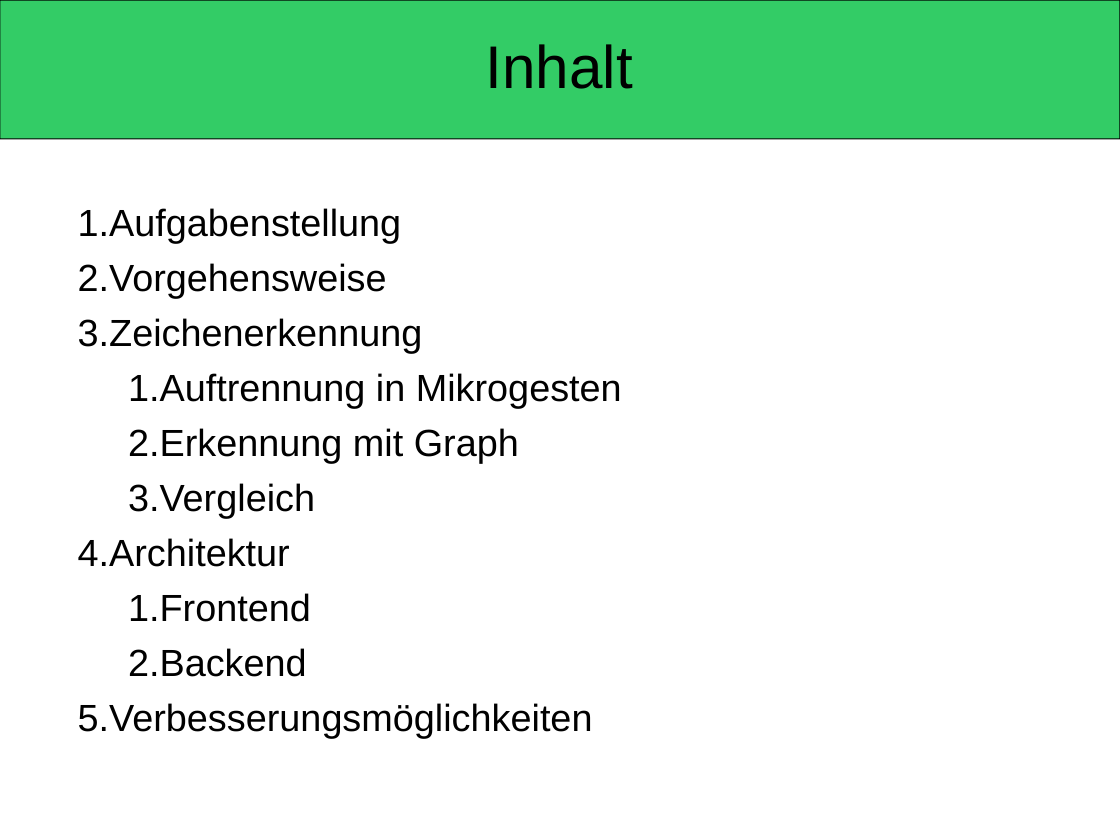
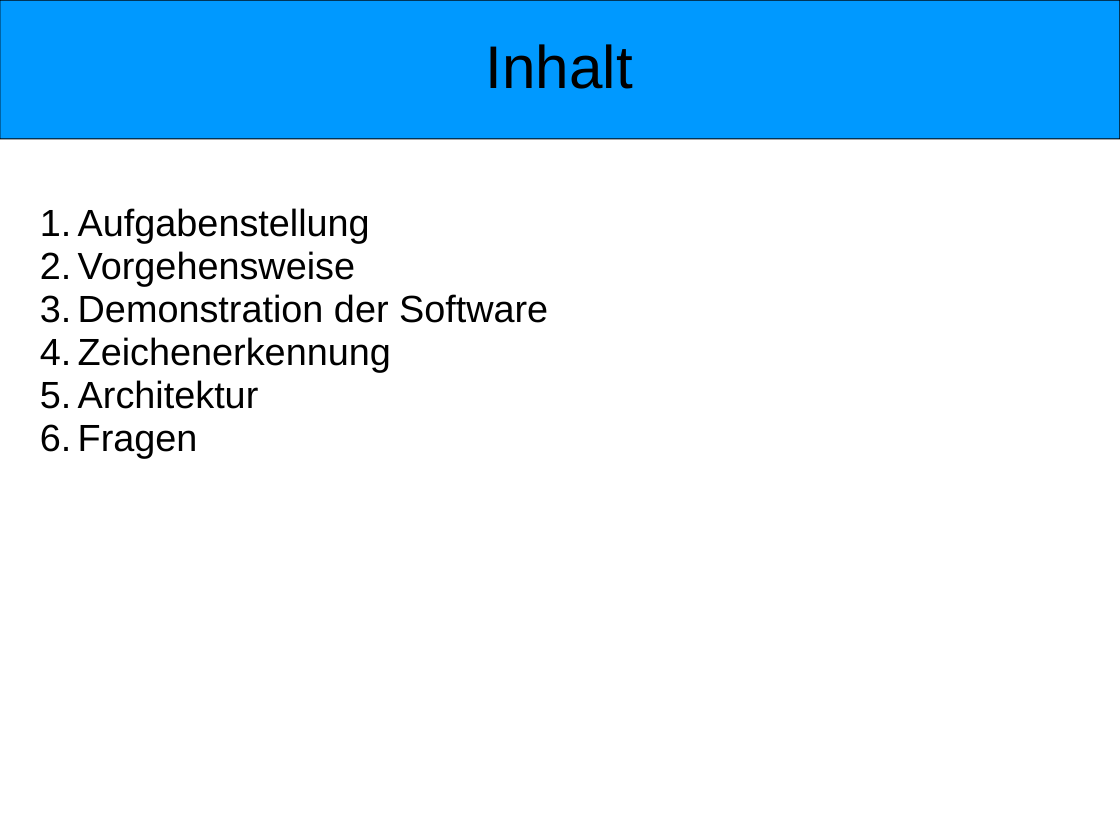
Before and after one commit to wtfc63/ba10-bsha-1, a slide deck: slide 2 of doc/presentation/presentation.ppt. Drawn at 1120x840 pixels with LibreOffice and Linux fonts; fonts in the diff are those of the drawing. Boxes give left, top, right and bottom in pixels: in the first picture for what was removed or moved away, otherwise in the second. Text is boxed around its words. In the diff, an @@ line names an element or a change of style, - is before the commit and + after.

```diff
--- a/doc/presentation/presentation.ppt
+++ b/doc/presentation/presentation.ppt
@@ rounded rectangle at bbox=[0, 0, 1120, 139]: fill #33CC66 to #0099FF @@
@@ text at bbox=[78, 208, 391, 409]: indent changed; less space between paragraphs @@
@@ text at bbox=[78, 294, 548, 323]: paragraph added @@
+  3. Demonstration der Software
@@ text at bbox=[128, 373, 622, 518]: paragraphs removed @@
-    1. Auftrennung in Mikrogesten
-    2. Erkennung mit Graph
-    3. Vergleich
@@ text at bbox=[78, 425, 198, 458]: text changed @@
-    1. Frontend
-    2. Backend
-  5. Verbesserungsmöglichkeiten
+  6. Fragen
```
Also in this commit, not shown: 25 other slides changed, 1 slide added.
